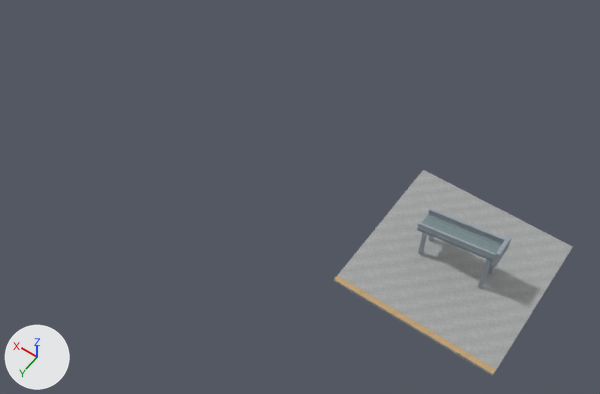
One commit to the glTF model development/levels/primitive-props-v1/site-kits/level_blockout_kit_wld_13_p04.glb: the scene before it, then after it.
Before and after are seen from a 50 mm lens placed at (-11.58, 18.52, 22.48), pointed at (-1.34, 4.19, -0.05). Every picture has the same lights, and +X, +Y and +Z are marked at lower left. The picture after the commit comes second. Vertices at exactly the same position are counted once.

Objects in the first picture: 'level_blockout_kit_wld_13_p04'.
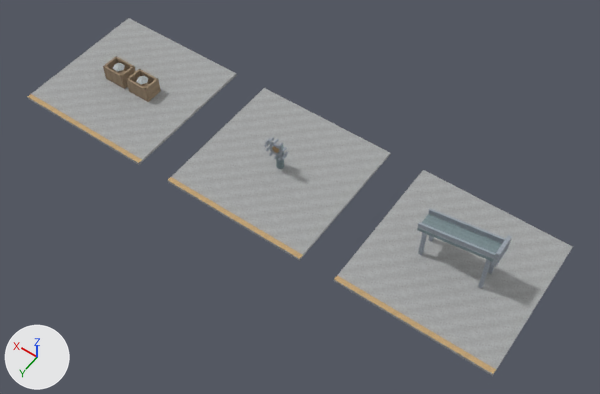
Changed parts and their boxes (x1, y1, x2, y2) in the pictures (600 x 394 px):
'level_blockout_kit_wld_13_p04', reshaped (128% wider, 73% taller): before (334, 170, 573, 376); after (27, 18, 573, 376)
part 1 of me_greywater_cannery_map_kit_contact_room, added: after (167, 88, 390, 261)
part 2 of me_greywater_cannery_map_kit_contact_room, added: after (27, 18, 237, 165)
part 3 of me_greywater_cannery_map_kit_contact_room, added: after (168, 177, 302, 259)
part 4 of me_greywater_cannery_map_kit_contact_room, added: after (27, 94, 142, 163)
part 5 of me_greywater_cannery_map_kit_contact_room, added: after (276, 144, 284, 169)
part 6 of me_greywater_cannery_map_kit_contact_room, added: after (129, 83, 160, 102)
part 7 of me_greywater_cannery_map_kit_contact_room, added: after (144, 79, 160, 100)
part 8 of me_greywater_cannery_map_kit_contact_room, added: after (126, 70, 140, 91)
part 9 of me_greywater_cannery_map_kit_contact_room, added: after (127, 79, 146, 99)
part 10 of me_greywater_cannery_map_kit_contact_room, added: after (138, 69, 158, 84)
part 11 of me_greywater_cannery_map_kit_contact_room, added: after (106, 70, 128, 89)
part 12 of me_greywater_cannery_map_kit_contact_room, added: after (120, 66, 136, 87)
part 13 of me_greywater_cannery_map_kit_contact_room, added: after (103, 56, 117, 78)
part 14 of me_greywater_cannery_map_kit_contact_room, added: after (103, 56, 149, 86)

The change, as a list of edits to the scene's bpy script:
```text
Add mat_blockout_wood:
    mat_blockout_wood = bpy.data.materials.new('blockout_wood')
    # colours: beige #a89379
    # uses the picture img_image_5
Add mat_blockout_bronze:
    mat_blockout_bronze = bpy.data.materials.new('blockout_bronze')
    # colours: brown #b3956c
    # uses the picture img_image_4
Add mat_blockout_silver:
    mat_blockout_silver = bpy.data.materials.new('blockout_silver')
    # colours: light grey #cbd3d4
    # uses the picture img_image_6
Change me_greywater_cannery_map_kit_contact_room:
    remove me_greywater_cannery_map_kit_contact_room.from_pydata(...)  # 80 vertices, 120 faces; spans x -9.82..-4.18, y 0.7..6.3, z -0.11..2.1
    add me_greywater_cannery_map_kit_contact_room.from_pydata(...)  # 452 vertices, 728 faces; spans x -9.82..9.82, y 0.7..6.3, z -0.11..2.1
    me_greywater_cannery_map_kit_contact_room part 1: a new loose piece, a box spanning x -2.825..2.825, y 0.7..6.3, z -0.11..-0.01, in mat_blockout_stone
    me_greywater_cannery_map_kit_contact_room part 2: a new loose piece, a box spanning x 4.175..9.825, y 0.7..6.3, z -0.11..-0.01, in mat_blockout_stone
    me_greywater_cannery_map_kit_contact_room part 3: a new loose piece, a box spanning x -2.825..2.825, y 6.11..6.29, z -0.013..0.002, in mat_blockout_accent
    me_greywater_cannery_map_kit_contact_room part 4: a new loose piece, a box spanning x 4.175..9.825, y 6.11..6.29, z -0.013..0.002, in mat_blockout_accent
    me_greywater_cannery_map_kit_contact_room part 5: a new loose piece, a 10-sided cylinder along z spanning x -0.14..0.14, y 3.37..3.63, z 0.0..1.01, in mat_blockout_industrial
    me_greywater_cannery_map_kit_contact_room part 6: a new loose piece, a box spanning x 5.91..6.89, y 3.15..3.85, z 0.0..0.17, in mat_blockout_wood
    me_greywater_cannery_map_kit_contact_room part 7: a new loose piece, a box spanning x 5.925..5.995, y 3.14..3.86, z 0.085..0.645, in mat_blockout_wood
    me_greywater_cannery_map_kit_contact_room part 8: a new loose piece, a box spanning x 6.805..6.875, y 3.14..3.86, z 0.085..0.645, in mat_blockout_wood
    me_greywater_cannery_map_kit_contact_room part 9: a new loose piece, a box spanning x 5.935..6.865, y 3.783..3.858, z 0.085..0.645, in mat_blockout_wood
    me_greywater_cannery_map_kit_contact_room part 10: a new loose piece, a box spanning x 5.935..6.865, y 3.142..3.217, z 0.085..0.645, in mat_blockout_wood
    me_greywater_cannery_map_kit_contact_room part 11: a new loose piece, a box spanning x 7.11..8.09, y 3.15..3.85, z 0.0..0.17, in mat_blockout_wood
    me_greywater_cannery_map_kit_contact_room part 12: a new loose piece, a box spanning x 7.125..7.195, y 3.14..3.86, z 0.085..0.645, in mat_blockout_wood
    me_greywater_cannery_map_kit_contact_room part 13: a new loose piece, a box spanning x 8.005..8.075, y 3.14..3.86, z 0.085..0.645, in mat_blockout_wood
    me_greywater_cannery_map_kit_contact_room part 14: 32 vertices added at x 6.16..8.06, y 3.14..3.86, z 0.09..0.8
    other edits to the shape of me_greywater_cannery_map_kit_contact_room do not show in these pictures
    add me_greywater_cannery_map_kit_contact_room.materials.append(mat_blockout_bronze)
    add me_greywater_cannery_map_kit_contact_room.materials.append(mat_blockout_wood)
    add me_greywater_cannery_map_kit_contact_room.materials.append(mat_blockout_silver)
```
